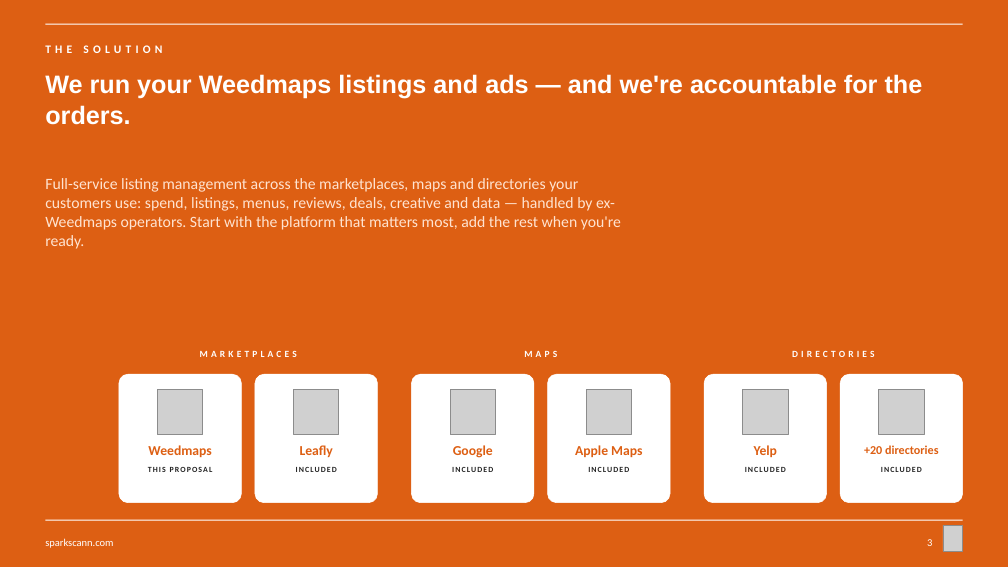
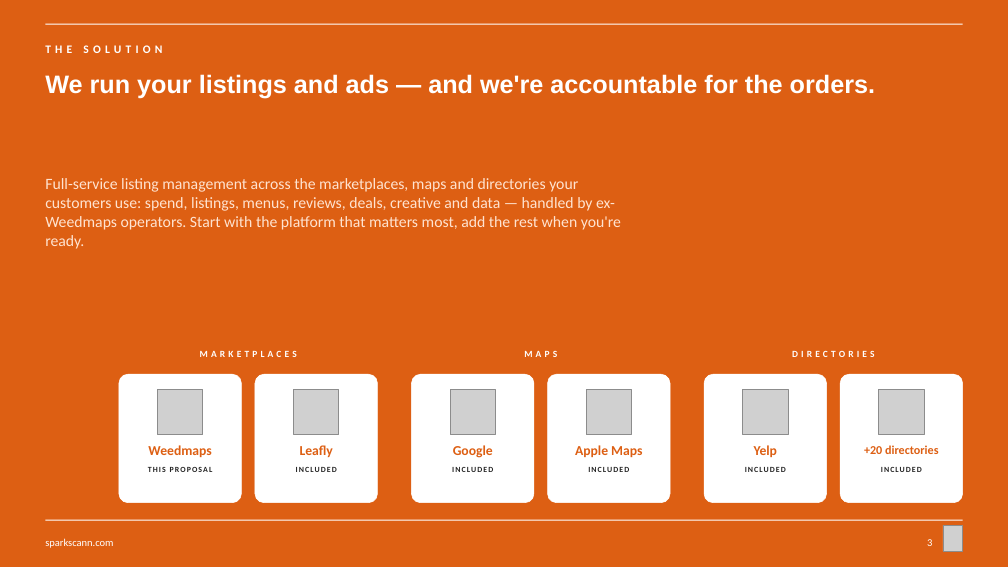
Before and after one commit to sparksmanagement/pitchdeckspecialist, a slide deck: slide 3 of decks/Sparks-x-example-green-valley.pptx. Drawn at 1008x567 pixels with LibreOffice and Linux fonts; fonts in the diff are those of the drawing; grey boxes stand for pictures. Boxes give left, top, right and bottom in pixels: in the first picture for what was removed or moved away, otherwise in the second. Text is boxed around its words. In the diff, an @@ line names an element or a change of style, - is before the commit and + after.

```diff
--- a/decks/Sparks-x-example-green-valley.pptx
+++ b/decks/Sparks-x-example-green-valley.pptx
@@ text at [45,74,875,99]: text changed @@
-We run your Weedmaps listings and ads — and we're accountable for the orders.
+We run your listings and ads — and we're accountable for the orders.
```
Also in this commit, not shown: 7 other slides changed, 1 other file.
